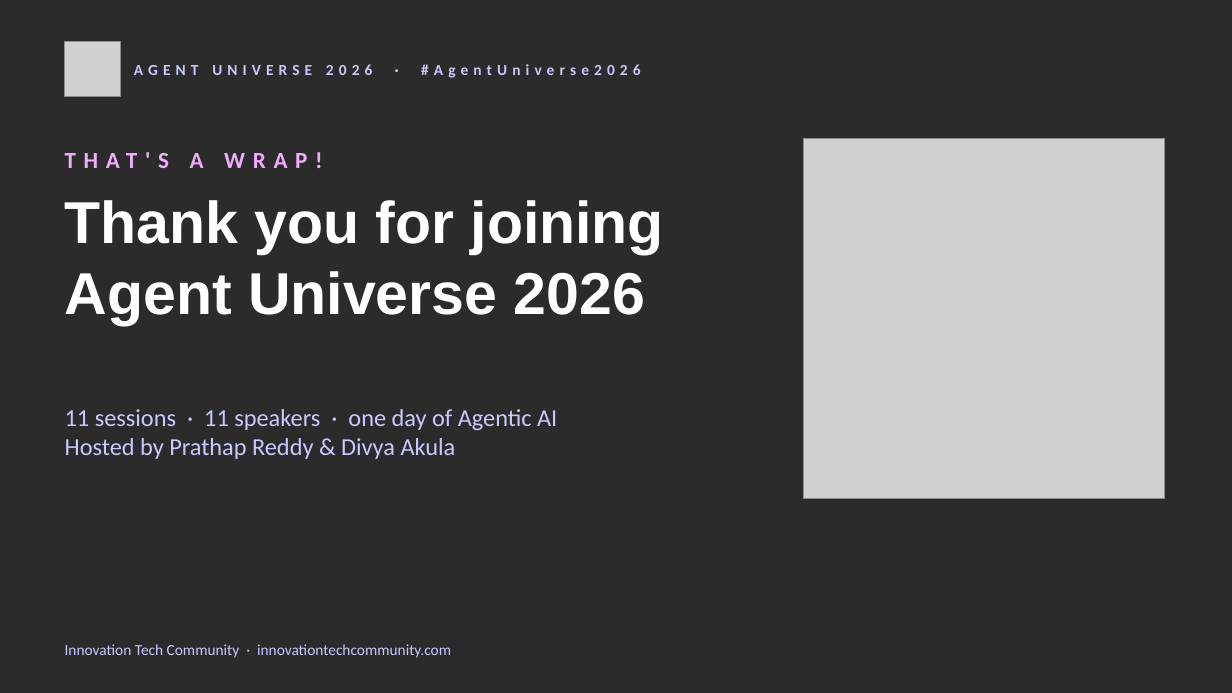
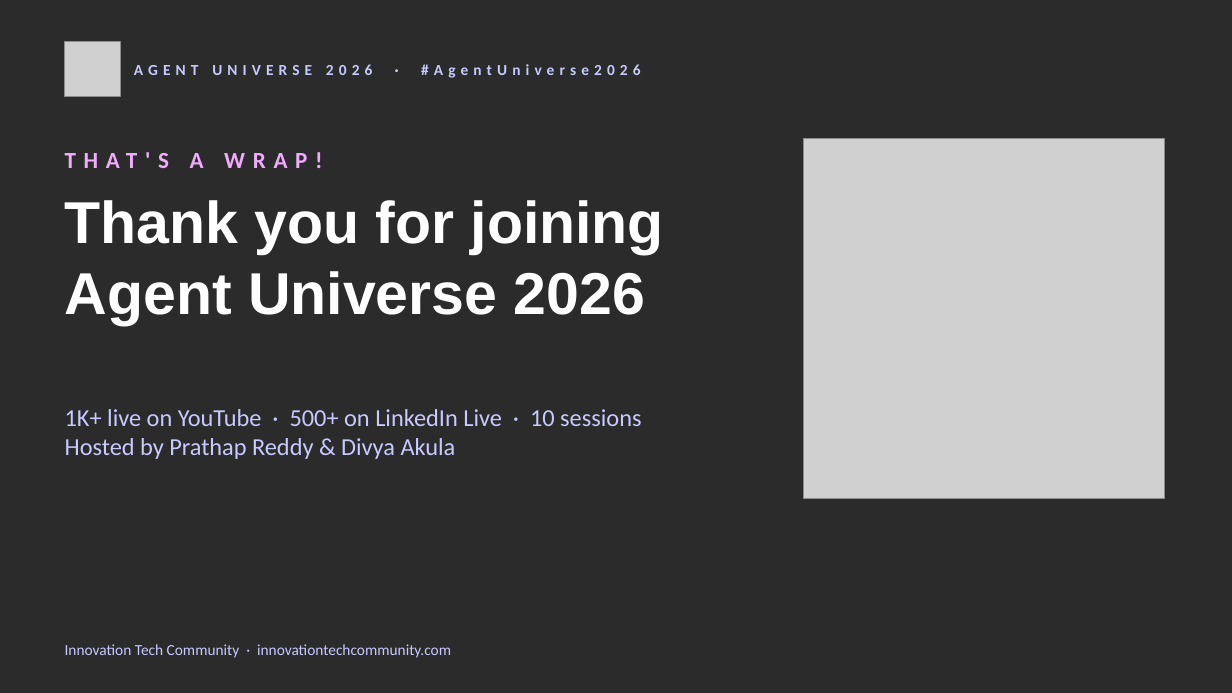
Before and after one commit to prathapm14/agent-universe-2026, a slide deck: slide 1 of slides/agent-universe-2026-closing.pptx. Drawn at 1232x693 pixels with LibreOffice and Linux fonts; fonts in the diff are those of the drawing; grey boxes stand for pictures; background and template pictures are left out; a plain dark background stands for a picture behind light text. Boxes give left, top, right and bottom in pixels: in the first picture for what was removed or moved away, otherwise in the second. Text is boxed around its words. In the diff, an @@ line names an element or a change of style, - is before the commit and + after.

```diff
--- a/slides/agent-universe-2026-closing.pptx
+++ b/slides/agent-universe-2026-closing.pptx
@@ text at <box>65,409,641,426</box>: text changed @@
-11 sessions · 11 speakers · one day of Agentic AI
+1K+ live on YouTube · 500+ on LinkedIn Live · 10 sessions
```
Also in this commit, not shown: 5 other slides changed, 2 slides added, 1 other file.
